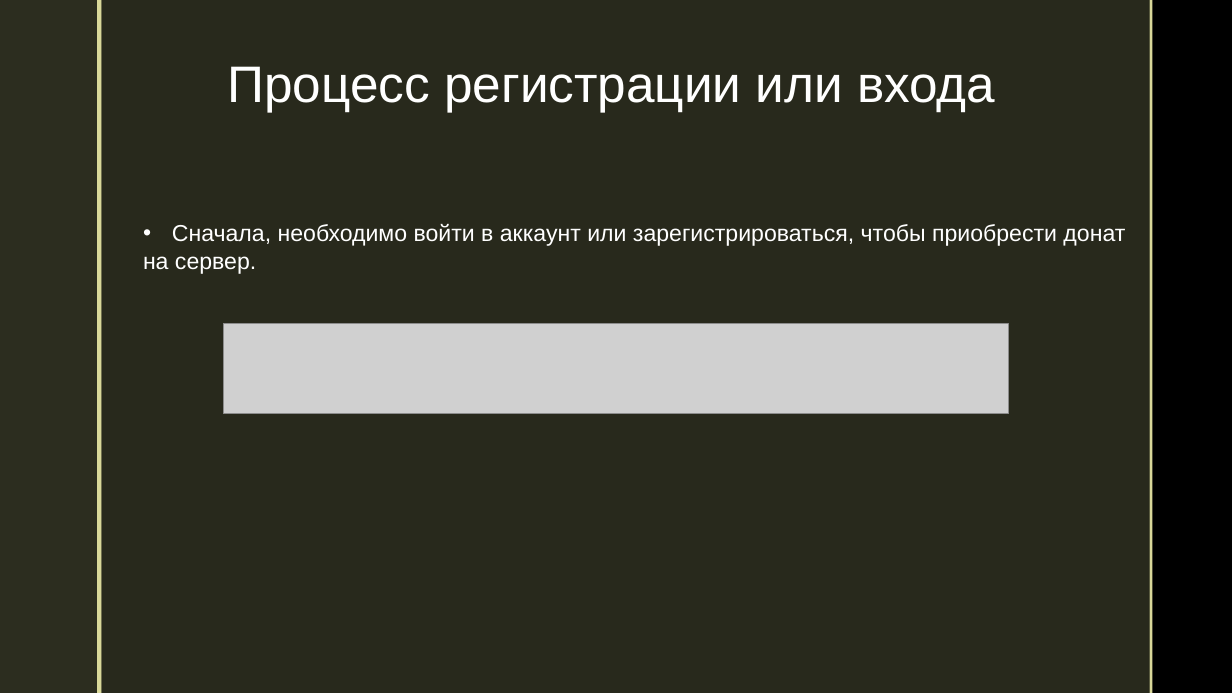
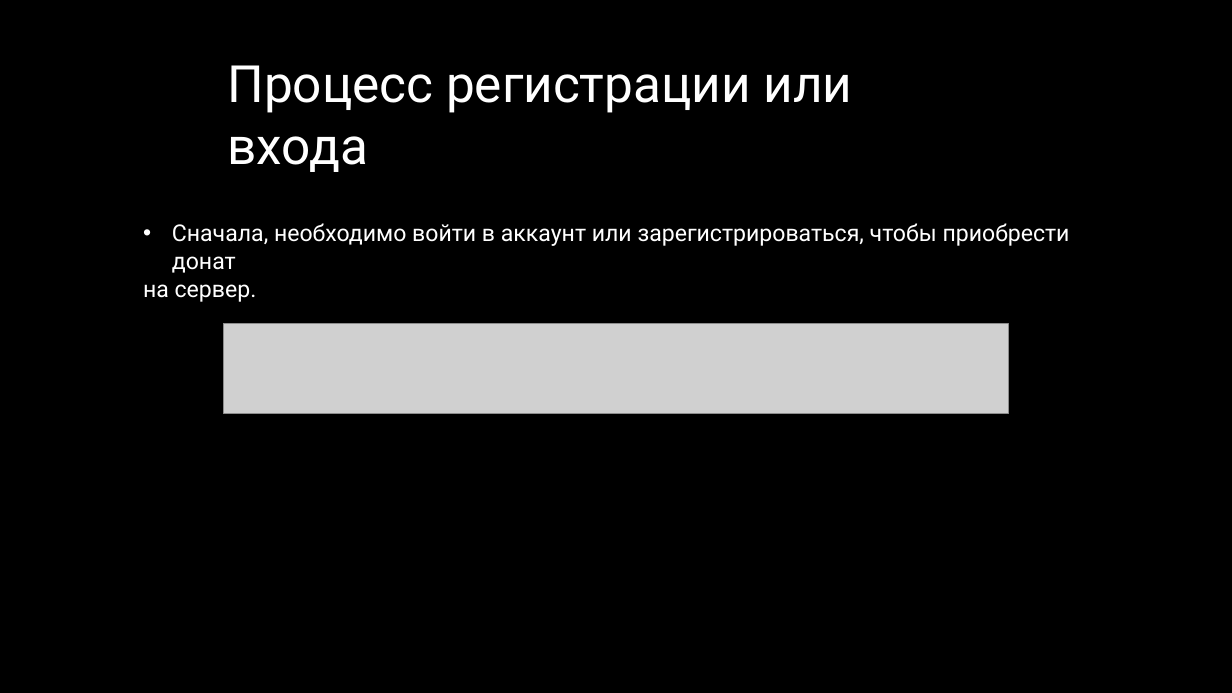
Before and after one commit to Rinde-beep/Mine_Web, a slide deck: slide 4 of Майнкрафт сервер.pptx (slide 6 before the commit). Drawn at 1232x693 pixels with LibreOffice and Linux fonts; fonts in the diff are those of the drawing; grey boxes stand for pictures; background and template pictures are left out. Boxes give left, top, right and bottom in pixels: in the first picture for what was removed or moved away, otherwise in the second. Text is boxed around its words. In the diff, an @@ line names an element or a change of style, - is before the commit and + after.

```diff
--- a/Майнкрафт сервер.pptx
+++ b/Майнкрафт сервер.pptx
@@ rectangle removed at (0, 0, 97, 693) @@
@@ rectangle removed at (97, 0, 102, 693) @@
@@ rectangle removed at (102, 0, 1150, 693) @@
@@ rectangle removed at (1150, 0, 1153, 693) @@
@@ text "Процесс регистрации или входа" at (228, 65, 853, 172): font Arial to Roboto @@
@@ text "Сначала, необходимо войти в аккаунт ..." at (143, 223, 1070, 302): font Arial to Roboto @@
```
Also in this commit, not shown: 12 other slides changed, 2 slides removed, 6 other files.
